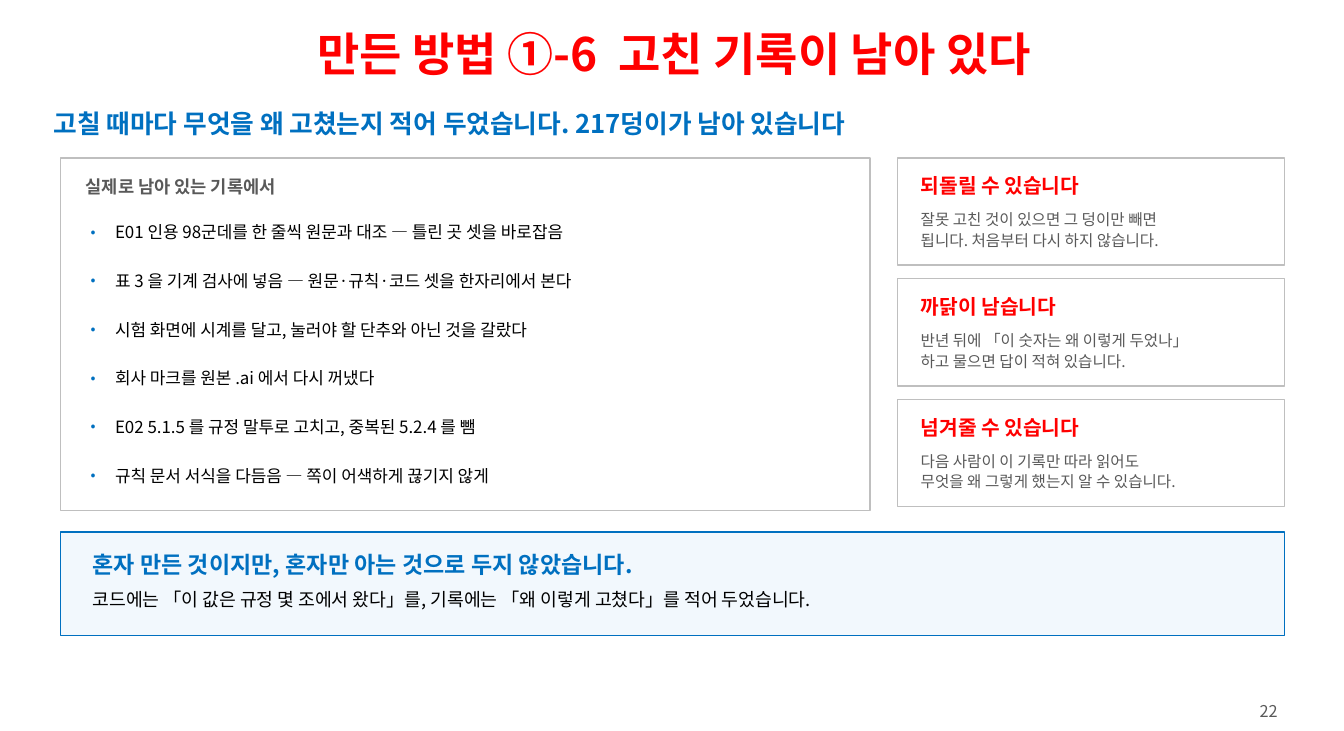
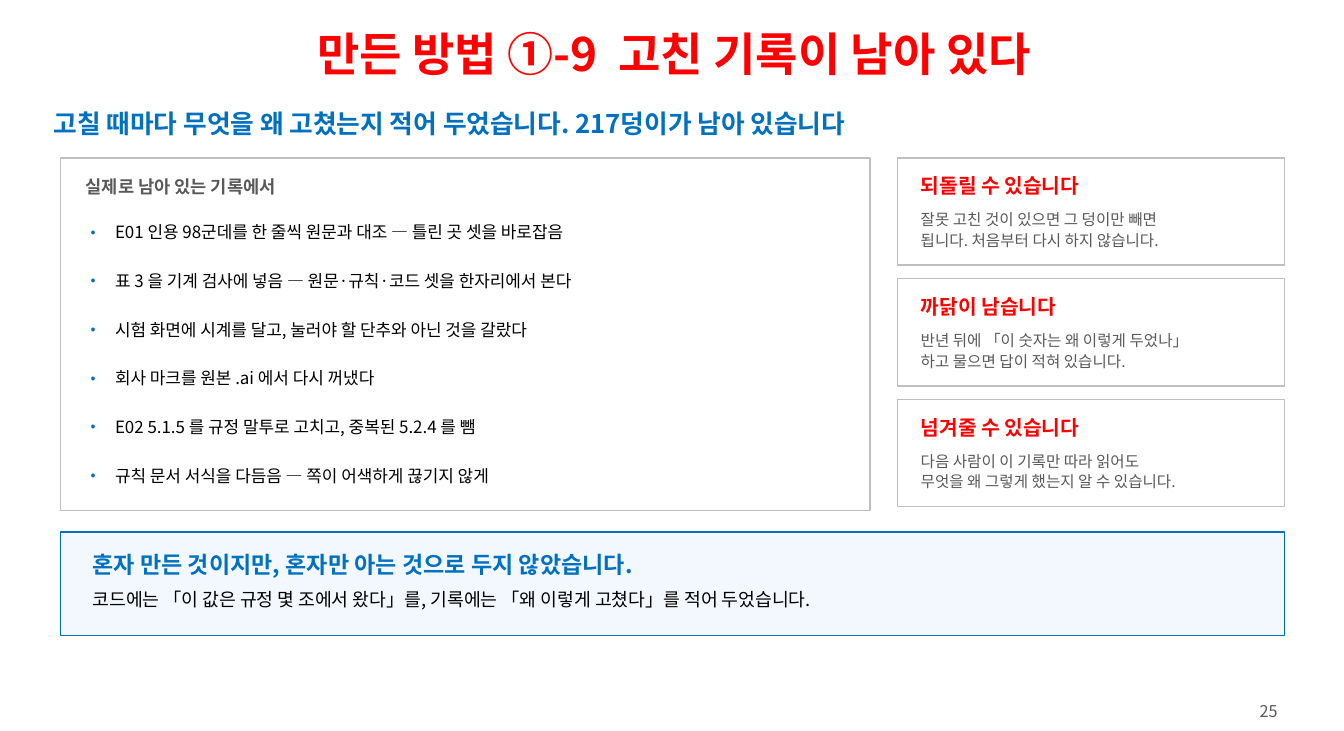
Before and after one commit to ys1277-sys/HIENDT-CBT, a slide deck: slide 25 of docs/발표자료-CBT-2026-08.pptx (slide 22 before the commit). Drawn at 1344x731 pixels with LibreOffice and Linux fonts; fonts in the diff are those of the drawing. Boxes give left, top, right and bottom in pixels: in the first picture for what was removed or moved away, otherwise in the second. Text is boxed around its words. In the diff, an @@ line names an element or a change of style, - is before the commit and + after.

```diff
--- a/docs/발표자료-CBT-2026-08.pptx
+++ b/docs/발표자료-CBT-2026-08.pptx
@@ text at (317,32,1031,76): text changed @@
-만든 방법 ①-6 고친 기록이 남아 있다
+만든 방법 ①-9 고친 기록이 남아 있다
@@ text at (1260,705,1278,717): text changed @@
-22
+25
```
Also in this commit, not shown: 16 other slides changed, 3 slides added, 1 other file.
